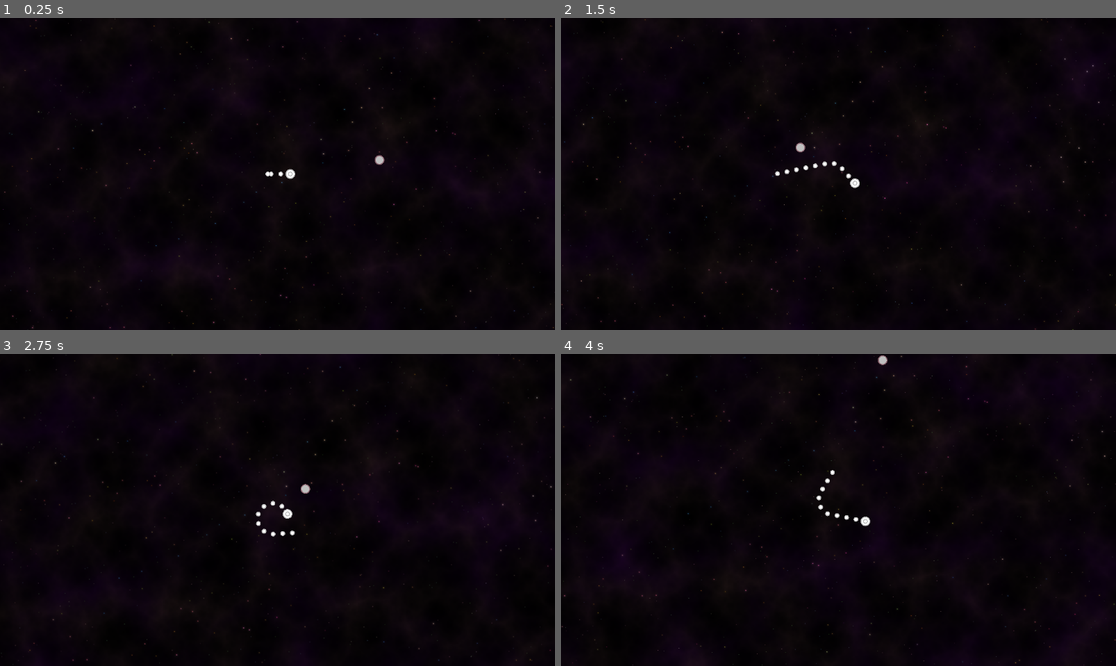
Above: before the commit, frames 1-4 (two rows, left to right).
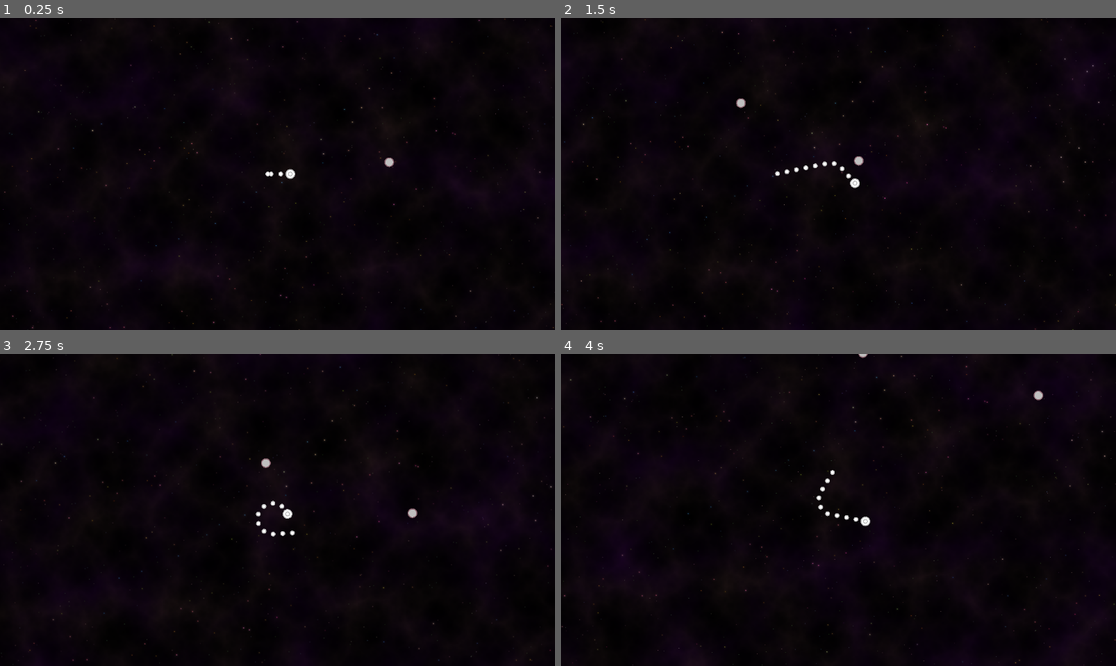
Above: after the commit, the same moments.

Repository: i8atwinkie/snake-in-space
Game: Godot game, scene res://scenes/GameScene.tscn
The game is run twice, just before and just after one commit, with the same random seed, the same clock (stepped at 60 frames per second) and the same inputs.
Inputs (mouse positions are in pixels of both pictures, inside the frame that each line leads up to):
- Up to frame 1 (0.25 s): no input
- Up to frame 2 (1.5 s): tap Enter at 0.5 s; move the mouse to (960, 158) at 0.52 s; hold Right (ui_right) 0.53-1.28 s; tap Space (ui_select) at 0.77 s; move the mouse to (727, 189) at 1.27 s; hold Down (ui_down) from 1.28 s (still down)
- Up to frame 3 (2.75 s): tap Space (ui_select) at 1.52 s; move the mouse to (333, 441) at 2.02 s; release Down (ui_down) at 2.03 s; hold Right (ui_right) from 2.03 s (still down)
- Up to frame 4 (4 s): move the mouse to (810, 572) at 2.77 s; release Right (ui_right) at 2.78 s; hold Up (ui_up) 2.78-3.53 s; tap Space (ui_select) at 3.02, 3.77 s; move the mouse to (1005, 556) at 3.52 s; hold Left (ui_left) from 3.53 s (still down)

The runs differ from the first frame. In frame 1, less than 0.1% of the frame differs, in the area x 67-72%, y 43-48%; in frame 2, 0.1%, in the area x 31-55%, y 25-48%; in frame 3, 0.1%; in frame 4, 0.1%.

Commit message:
Started adding an asteroid spawner that spawns asteroids off screen

Diff:
--- a/scenes/GameScene.tscn
+++ b/scenes/GameScene.tscn
@@ -1,8 +1,10 @@
-[gd_scene load_steps=11 format=3 uid="uid://bb5q7rtcn5u40"]
+[gd_scene load_steps=13 format=3 uid="uid://bb5q7rtcn5u40"]
 
 [ext_resource type="Texture2D" uid="uid://dkgg18kwqgglj" path="res://assets/spr_stars01.png" id="1_yrli1"]
 [ext_resource type="Texture2D" uid="uid://babukqfb0pncj" path="res://assets/spr_stars02.png" id="2_j40tv"]
 [ext_resource type="PackedScene" uid="uid://cc2mn5vgf6mn2" path="res://scenes/player/player.tscn" id="3_18ig4"]
+[ext_resource type="Script" uid="uid://b68xtkdy16iwu" path="res://scenes/enemies/spawner.gd" id="5_7s5hy"]
+[ext_resource type="Script" uid="uid://b2e55r06qu083" path="res://scenes/random_position_outside_view.gd" id="5_xs4ih"]
 [ext_resource type="PackedScene" uid="uid://td8vdaehkavb" path="res://scenes/enemies/Asteroid.tscn" id="10_yrli1"]
 
 [sub_resource type="Gradient" id="Gradient_yrli1"]
@@ -79,3 +81,17 @@
 
 [node name="Asteroid" parent="." instance=ExtResource("10_yrli1")]
 position = Vector2(597, 353)
+
+[node name="AsteroidSpawner" type="Node2D" parent="."]
+script = ExtResource("5_xs4ih")
+
+[node name="Spawner" type="Node2D" parent="AsteroidSpawner"]
+position = Vector2(457, 245)
+script = ExtResource("5_7s5hy")
+scene = ExtResource("10_yrli1")
+
+[node name="Timer" type="Timer" parent="AsteroidSpawner/Spawner"]
+autostart = true
+
+[connection signal="timeout" from="AsteroidSpawner/Spawner/Timer" to="AsteroidSpawner/Spawner" method="spawn"]
+[connection signal="timeout" from="AsteroidSpawner/Spawner/Timer" to="AsteroidSpawner" method="randomize_position"]
--- a/scenes/enemies/asteroid.gd
+++ b/scenes/enemies/asteroid.gd
@@ -1,6 +1,14 @@
 extends Node2D
+
+@export var randomize_velocity: bool = true
 
 var size: int = 1
 
+func _ready() -> void:
+	if randomize_velocity:
+		var magnitude = randf_range(10, 100)
+		var direction = randf() * TAU
+		$Velocity.velocity = Vector2.from_angle(direction).normalized() * magnitude
+
 func _on_hitpoints_hitpoints_depleted() -> void:
 	queue_free()
--- /dev/null
+++ b/scenes/enemies/spawner.gd
@@ -0,0 +1,8 @@
+extends Node2D
+
+@export var scene: PackedScene
+
+func spawn() -> void:
+	var object = scene.instantiate()
+	object.global_position = global_position
+	get_tree().get_root().add_child(object)
--- /dev/null
+++ b/scenes/random_position_outside_view.gd
@@ -0,0 +1,25 @@
+extends Node2D
+
+@export var margin: float = 100
+
+func randomize_position() -> Vector2:
+	var bounds =get_viewport().get_visible_rect().grow(margin)
+	var camera = get_viewport().get_camera_2d()
+	print(camera)
+	if camera: bounds = camera.get_viewport_rect().grow(margin)
+	var random_side = randf()
+	var random_x = 0
+	var random_y = 0
+	# Left & Right
+	if random_side > bounds.size.y / bounds.size.x:
+		random_x = [bounds.position.x, bounds.end.x].pick_random()
+		random_y = randf_range(bounds.position.y, bounds.end.y)
+	# Top & Bottom
+	else:
+		random_x = randf_range(bounds.position.x, bounds.end.x)
+		random_y = [bounds.position.y, bounds.end.y].pick_random()
+
+	print(bounds)
+	print(Vector2(random_x, random_y))
+	position = Vector2(random_x, random_y)
+	return position
Not shown, added: scenes/enemies/spawner.gd.uid
Not shown, added: scenes/random_position_outside_view.gd.uid
